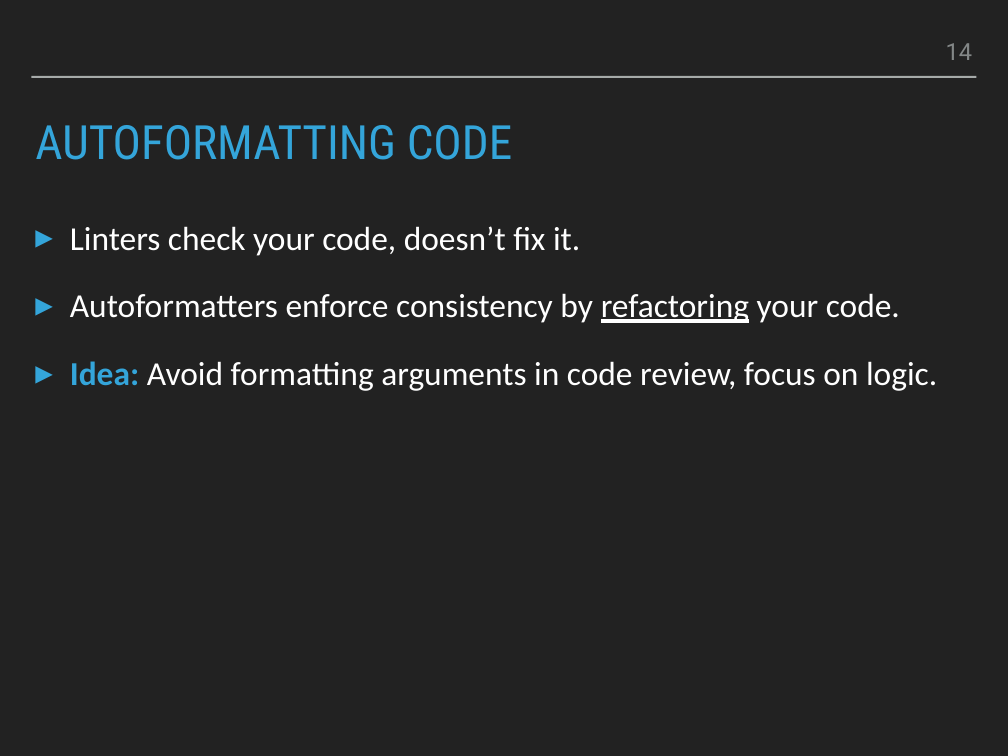
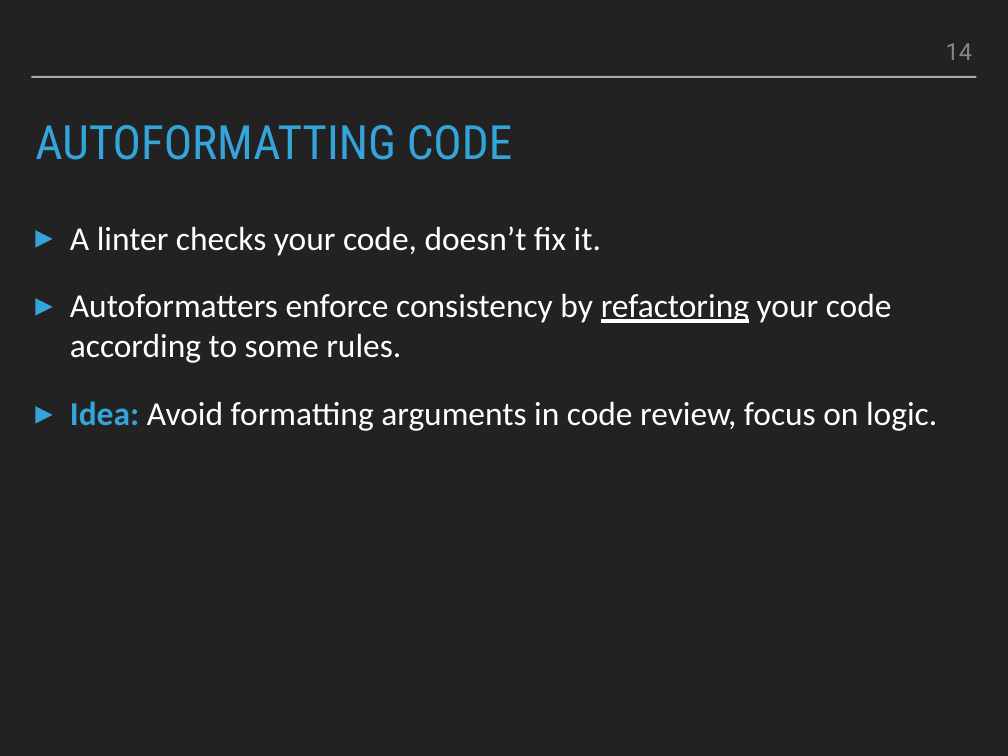
Before and after one commit to smu095/presentations, a slide deck: slide 14 of python101/slides/python101.pptx. Drawn at 1008x756 pixels with LibreOffice and Linux fonts; fonts in the diff are those of the drawing. Boxes give left, top, right and bottom in pixels: in the first picture for what was removed or moved away, otherwise in the second. Text is boxed around its words. In the diff, an @@ line names an element or a change of style, - is before the commit and + after.

```diff
--- a/python101/slides/python101.pptx
+++ b/python101/slides/python101.pptx
@@ text at <box>70,226,892,363</box>: text changed @@
-▸ Linters check your code, doesn’t fix it.
-▸ Autoformatters enforce consistency by refactoring your code.
+▸ A linter checks your code, doesn’t fix it.
+▸ Autoformatters enforce consistency by refactoring your code according to some rules.
```
Also in this commit, not shown: 7 other slides changed, 2 other files.
